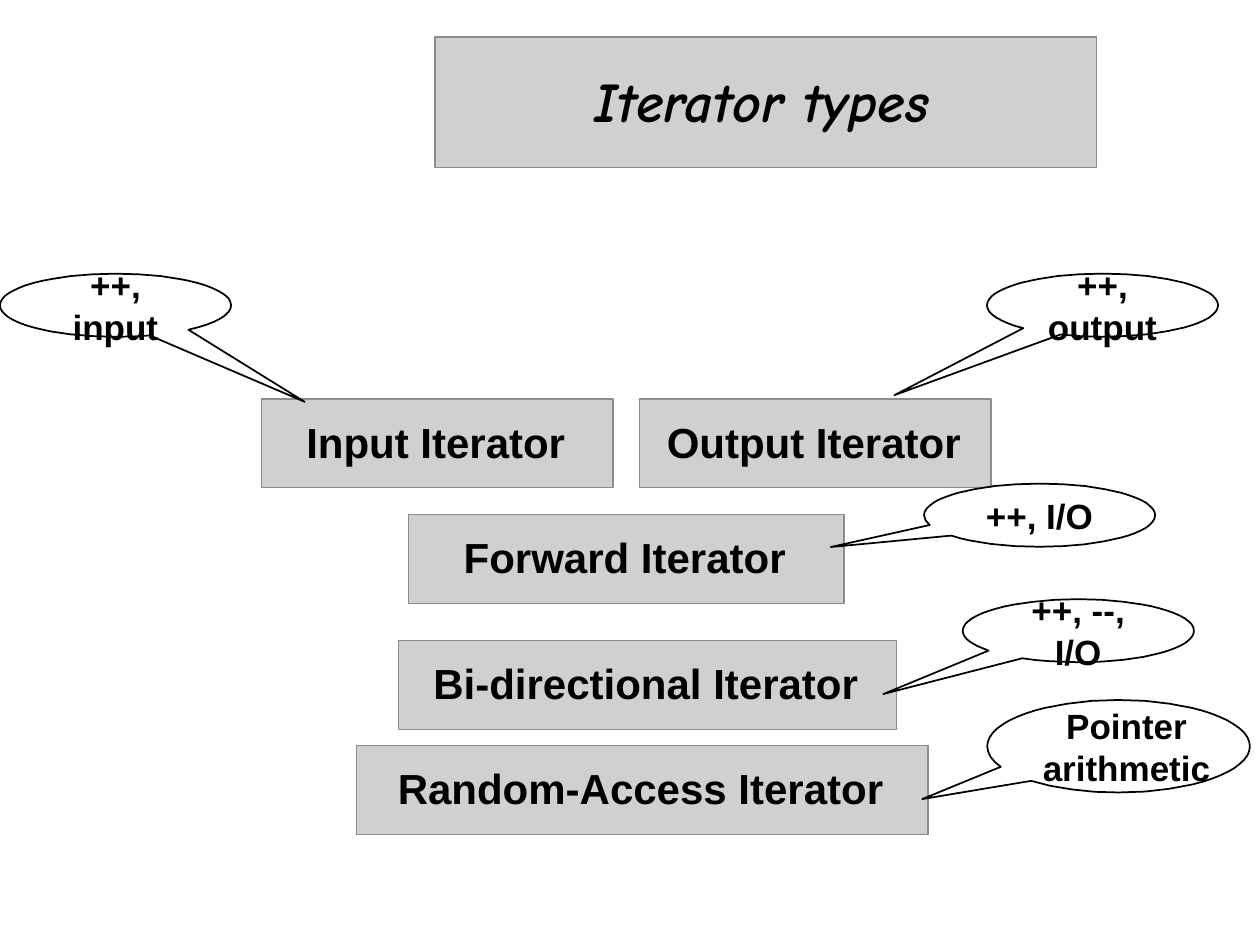
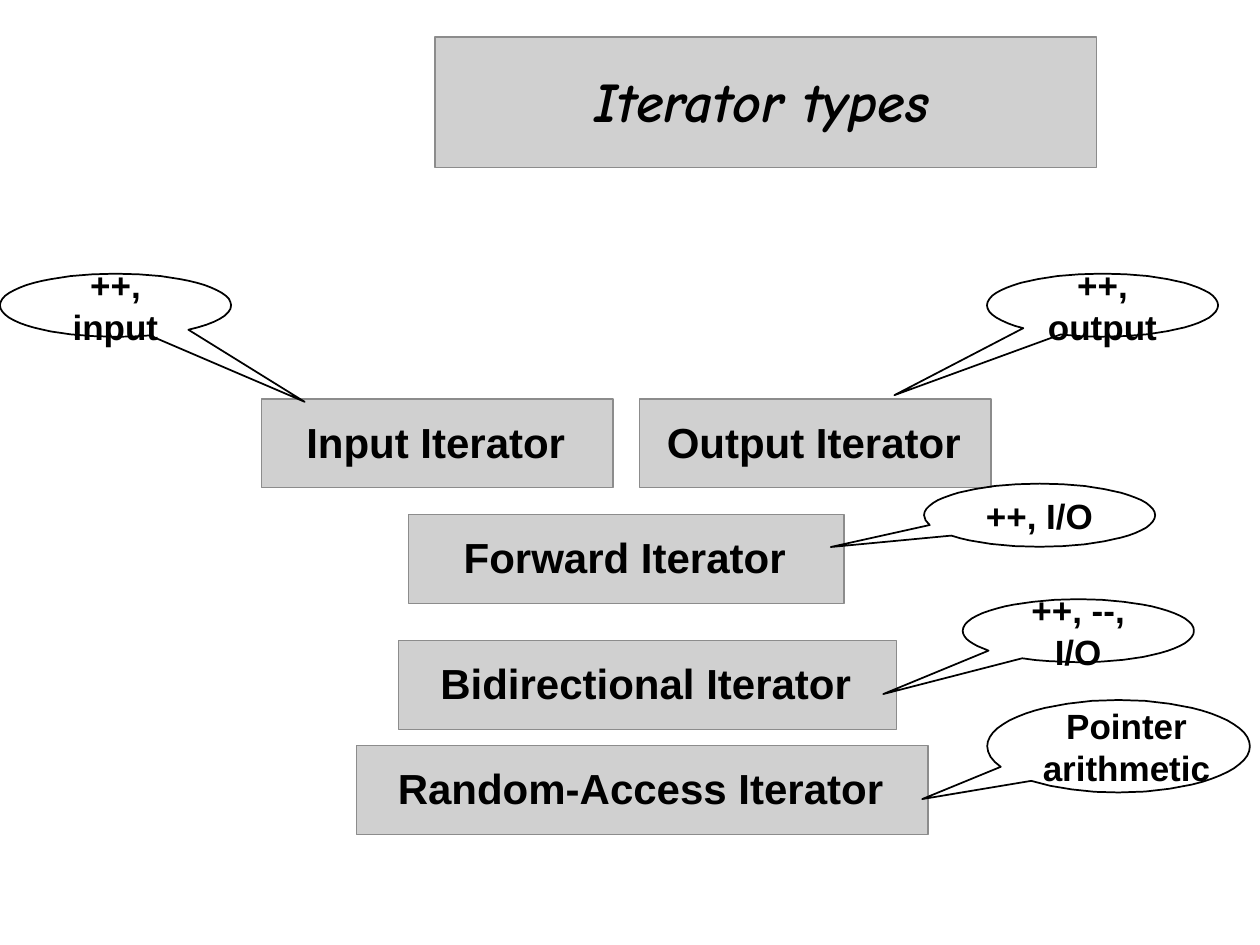
Before and after one commit to cpp-at-ariel/cpp-5780, a slide deck: slide 4 of 11-stl-algorithms/slides-iterators.odp. Drawn at 1260x945 pixels with LibreOffice and Linux fonts; fonts in the diff are those of the drawing; grey boxes stand for pictures. Boxes give left, top, right and bottom in pixels: in the first picture for what was removed or moved away, otherwise in the second. Text is boxed around its words. In the diff, an @@ line names an element or a change of style, - is before the commit and + after.

```diff
--- a/11-stl-algorithms/slides-iterators.odp
+++ b/11-stl-algorithms/slides-iterators.odp
@@ text in free at (x1=440, y1=668, x2=851, y2=700): text changed @@
-Bi-directional Iterator
+Bidirectional Iterator
```
Also in this commit, not shown: 1 other slide changed, 7 other files.
